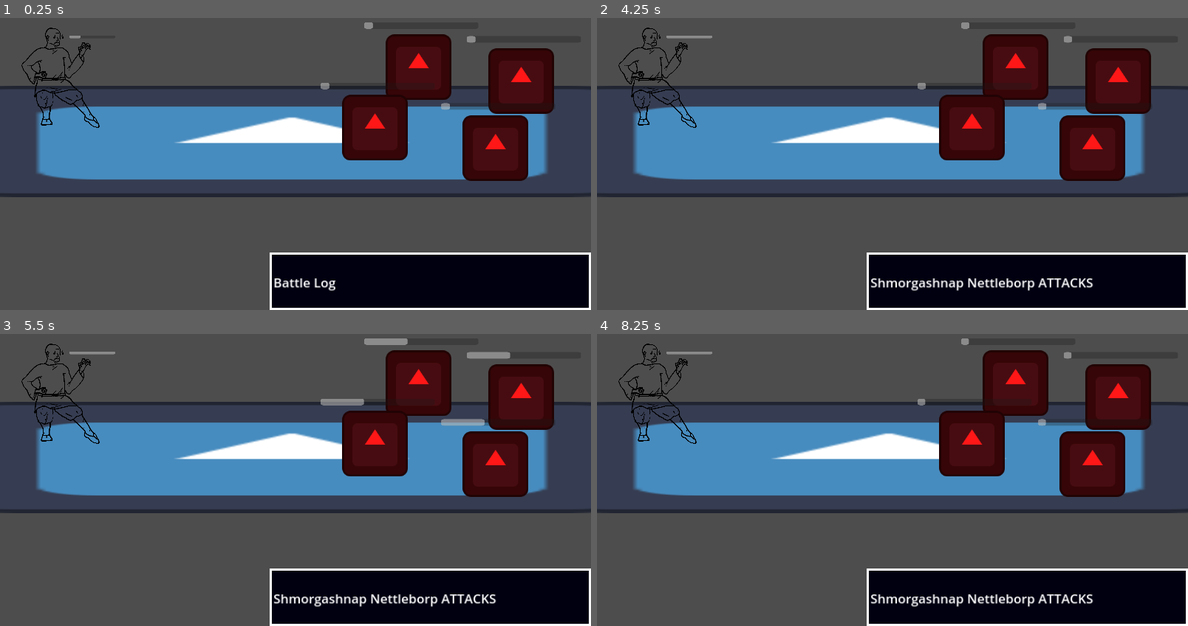
Above: before the commit, frames 1-4 (two rows, left to right).
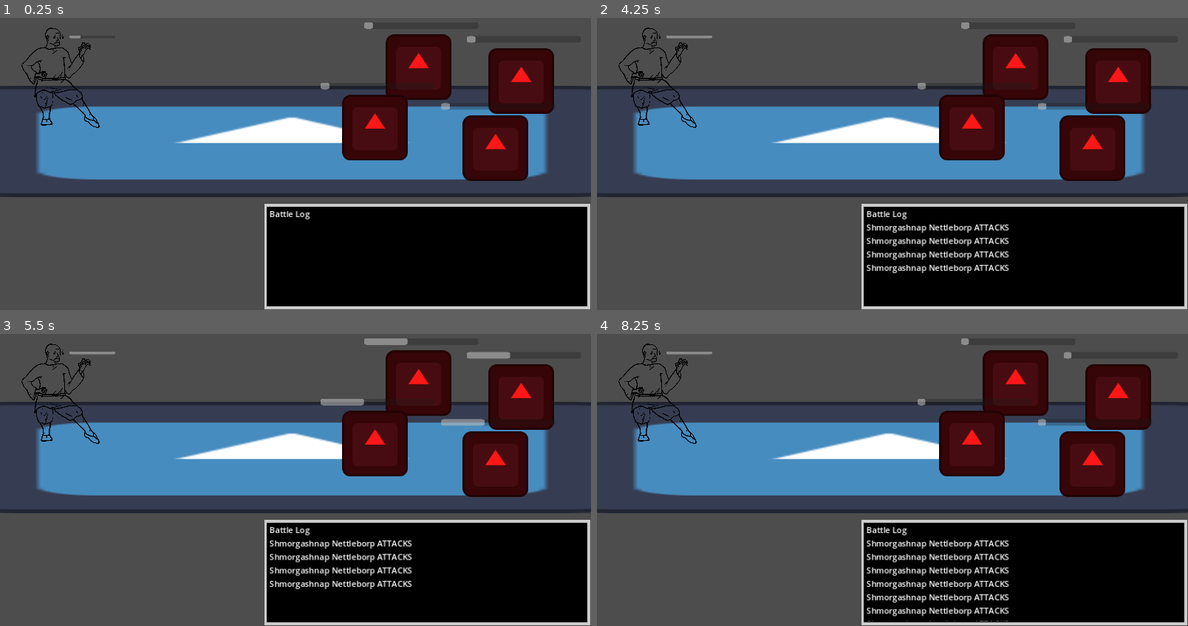
Above: after the commit, the same moments.

Repository: Lord-Dargon/The-Way
Game: Godot game, scene res://Scenes/Battle.tscn
Two runs of this game, one before a commit and one after it. Both use one fixed random seed, a clock stepped at 60 frames per second and the inputs below. The engine's default icon, where the game draws it, is replaced by a stand-in: a white triangle on a blue panel in a dark square.
Inputs:
- Up to frame 1 (0.25 s): no input
- Up to frame 2 (4.25 s): tap Enter at 0.5 s; tap Space at 2.75 s
- Up to frame 3 (5.5 s): tap Enter at 5 s
- Up to frame 4 (8.25 s): tap Space at 7.25 s

The runs differ from the first frame. In frame 1, 11% of the frame differs, in the area x 44-100%, y 63-100%; in frame 2, 12%; in frame 3, 12%; in frame 4, 12%.

Commit message:
Changed Battle log and suff
Added scroll to the battle update method

Diff:
--- a/Scenes/ui_manager.tscn
+++ b/Scenes/ui_manager.tscn
@@ -2,17 +2,12 @@
 
 [ext_resource type="Script" path="res://Scripts/UI Manager.gd" id="1_l6dug"]
 
-[sub_resource type="StyleBoxFlat" id="StyleBoxFlat_e5ch2"]
-content_margin_left = 0.0
-content_margin_top = 0.0
-bg_color = Color(0, 0, 0.0666667, 1)
+[sub_resource type="StyleBoxFlat" id="StyleBoxFlat_mbg1q"]
+bg_color = Color(0, 0, 0, 1)
 border_width_left = 5
 border_width_top = 5
 border_width_right = 5
 border_width_bottom = 5
-border_color = Color(1, 1, 1, 1)
-expand_margin_left = 8.0
-expand_margin_top = 5.0
 
 [node name="UI Manager" type="Node"]
 script = ExtResource("1_l6dug")
@@ -20,24 +15,30 @@
 [node name="Timer" type="Timer" parent="."]
 wait_time = 0.25
 
-[node name="MarginContainer" type="MarginContainer" parent="."]
+[node name="Panel" type="Panel" parent="."]
+offset_left = 515.0
+offset_top = 441.0
+offset_right = 1150.0
+offset_bottom = 646.0
+theme_override_styles/panel = SubResource("StyleBoxFlat_mbg1q")
+
+[node name="Container" type="ScrollContainer" parent="."]
 anchors_preset = 12
 anchor_top = 1.0
 anchor_right = 1.0
 anchor_bottom = 1.0
-offset_left = 533.0
-offset_top = -108.0
+offset_left = 525.0
+offset_top = -199.0
+offset_right = -27.0
+offset_bottom = -9.0
 grow_horizontal = 2
 grow_vertical = 0
+mouse_filter = 2
+horizontal_scroll_mode = 0
+vertical_scroll_mode = 3
 
-[node name="Panel" type="Panel" parent="MarginContainer"]
+[node name="Battle Log" type="Label" parent="Container"]
 layout_mode = 2
-theme_override_styles/panel = SubResource("StyleBoxFlat_e5ch2")
-
-[node name="Battle Log" type="Label" parent="MarginContainer"]
-layout_mode = 2
-theme_override_font_sizes/font_size = 25
 text = "Battle Log"
-autowrap_mode = 1
 
 [connection signal="timeout" from="Timer" to="." method="_on_timer_timeout"]
--- a/Scripts/UI Manager.gd
+++ b/Scripts/UI Manager.gd
@@ -6,10 +6,12 @@
 @onready var Crosshair4 = $"../Enemy_Slot_4/Crosshair"
 @onready var Crosshairs : Array = [Crosshair1, Crosshair2, Crosshair3, Crosshair4]
 @onready var CrosshairTimer = $Timer
-@onready var battle_log = $"MarginContainer/Battle Log"
+@onready var container = $Container
+@onready var battle_log = $"Container/Battle Log"
 var messege: String
 
-
+func _ready():
+	battle_log.text
 
 # Called every frame. 'delta' is the elapsed time since the previous frame.
 func _process(delta):
@@ -17,7 +19,10 @@
 
 
 func Battle_Log_Update(messege):
-	battle_log.text = messege
+	#if battle_log.get_visible_line_count() < 4:
+	battle_log.text = battle_log.text + "\n" + messege
+	container.scroll_vertical += 200
+
 	pass
 
 
